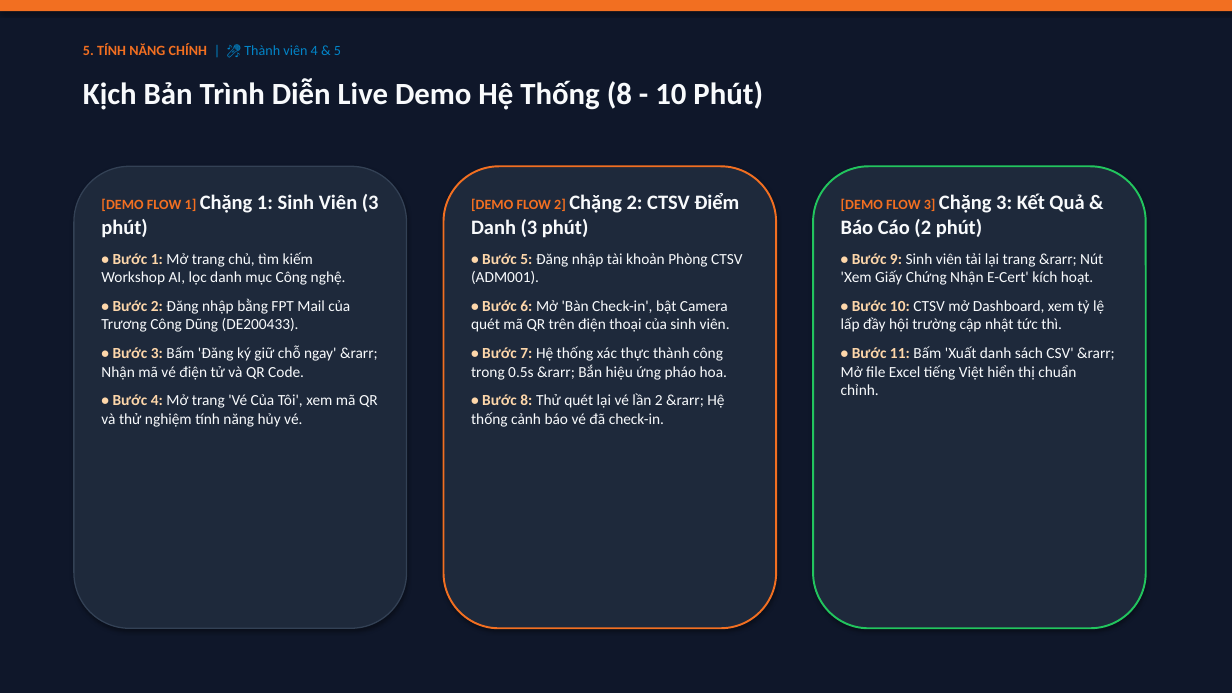
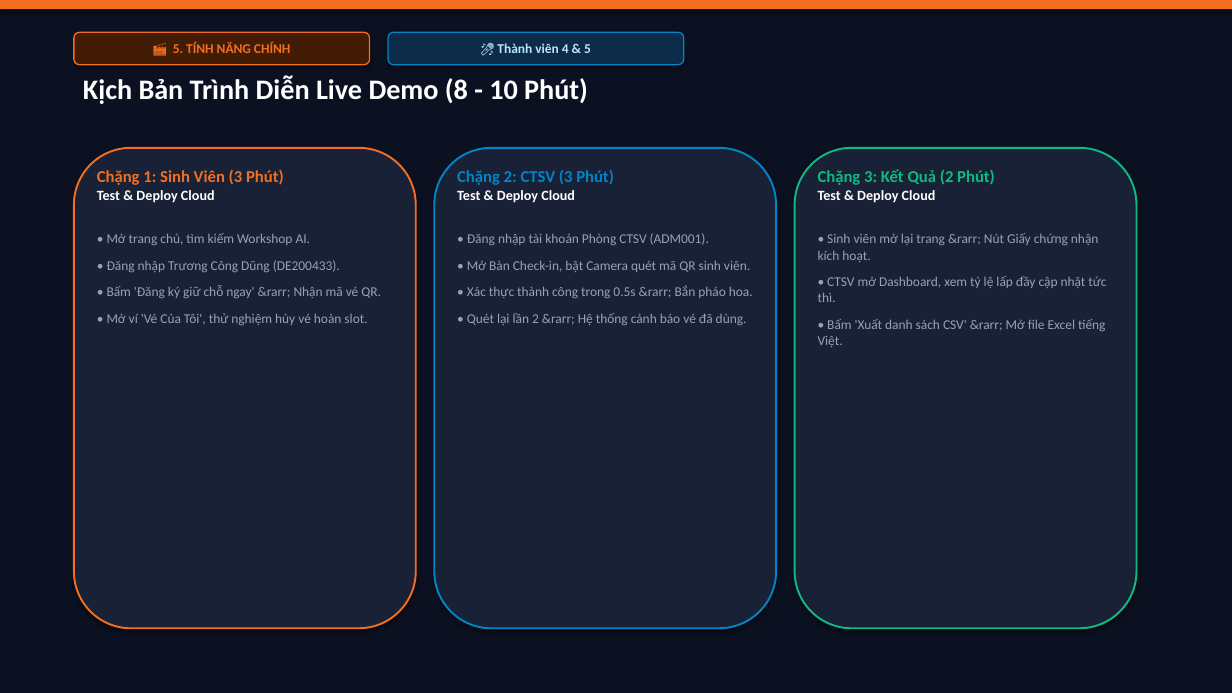
Before and after one commit to CongDung0506/FPTU-EventHub, a slide deck: slide 22 of SLIDE_THUYET_TRINH_FPTU_EVENTHUB.pptx. Drawn at 1232x693 pixels with LibreOffice and Linux fonts; fonts in the diff are those of the drawing. Boxes give left, top, right and bottom in pixels: in the first picture for what was removed or moved away, otherwise in the second. Text is boxed around its words. In the diff, an @@ line names an element or a change of style, - is before the commit and + after.

```diff
--- a/SLIDE_THUYET_TRINH_FPTU_EVENTHUB.pptx
+++ b/SLIDE_THUYET_TRINH_FPTU_EVENTHUB.pptx
@@ rectangle at box(0, 0, 1232, 693): fill #0F172A to #0B1120 @@
@@ rounded rectangle "🎬 5. TÍNH NĂNG CHÍNH": place and size @@
-rounded rectangle "🎬 5. TÍNH NĂNG CHÍNH" at box(83, 43, 341, 55)
+rounded rectangle "🎬 5. TÍNH NĂNG CHÍNH" at box(74, 32, 370, 65)
@@ rounded rectangle "🎬 5. TÍNH NĂNG CHÍNH" at box(74, 32, 370, 65): vertical alignment top to middle; fill none to #431C06; outline none to #F26F21 1 pt; shadow on @@
@@ text in rounded rectangle at box(173, 42, 290, 53): text changed; size 11 to 10.5 pt @@
-5. TÍNH NĂNG CHÍNH | 🎤 Thành viên 4 & 5
+🎬 5. TÍNH NĂNG CHÍNH
@@ rounded rectangle added at box(388, 32, 684, 65), fill #0C2C4A, outline #0284C7 1 pt, 10.5 pt, text #BAE6FD, bold @@
+🎤 Thành viên 4 & 5
@@ text at box(83, 75, 588, 104): text changed; size 24 to 22 pt; text colour #F8FAFC to #FFFFFF @@
-Kịch Bản Trình Diễn Live Demo Hệ Thống (8 - 10 Phút)
+Kịch Bản Trình Diễn Live Demo (8 - 10 Phút)
@@ rounded rectangle: place and size @@
-rounded rectangle at box(74, 166, 407, 628)
+rounded rectangle at box(74, 148, 416, 628)
@@ rounded rectangle at box(74, 148, 416, 628): fill #1E293B to #182135; outline #334155 1 pt to #F26F21 1.5 pt @@
@@ rounded rectangle: place and size @@
-rounded rectangle at box(444, 166, 776, 628)
+rounded rectangle at box(434, 148, 776, 628)
@@ rounded rectangle at box(434, 148, 776, 628): fill #1E293B to #182135; outline #F26F21 1.5 pt to #0284C7 1.5 pt @@
@@ rounded rectangle: place and size @@
-rounded rectangle at box(813, 166, 1146, 628)
+rounded rectangle at box(795, 148, 1137, 628)
@@ rounded rectangle at box(795, 148, 1137, 628): fill #1E293B to #182135; outline #22C55E 1.5 pt to #10B981 1.5 pt @@
@@ text at box(97, 170, 381, 325): text changed; size 12 to 10.5 pt; text colour #F8FAFC to #94A3B8 @@
-[DEMO FLOW 1] Chặng 1: Sinh Viên (3 phút)
-• Bước 1: Mở trang chủ, tìm kiếm Workshop AI, lọc danh mục Công nghệ.
-• Bước 2: Đăng nhập bằng FPT Mail của Trương Công Dũng (DE200433).
-• Bước 3: Bấm 'Đăng ký giữ chỗ ngay' &rarr; Nhận mã vé điện tử và QR Code.
-• Bước 4: Mở trang 'Vé Của Tôi', xem mã QR và thử nghiệm tính năng hủy vé.
+Chặng 1: Sinh Viên (3 Phút)
+Test & Deploy Cloud
+• Mở trang chủ, tìm kiếm Workshop AI.
+• Đăng nhập Trương Công Dũng (DE200433).
+• Bấm 'Đăng ký giữ chỗ ngay' &rarr; Nhận mã vé QR.
+• Mở ví 'Vé Của Tôi', thử nghiệm hủy vé hoàn slot.
@@ text at box(457, 170, 753, 325): text changed; size 12 to 10.5 pt; text colour #F8FAFC to #94A3B8 @@
-[DEMO FLOW 2] Chặng 2: CTSV Điểm Danh (3 phút)
-• Bước 5: Đăng nhập tài khoản Phòng CTSV (ADM001).
-• Bước 6: Mở 'Bàn Check-in', bật Camera quét mã QR trên điện thoại của sinh viên.
-• Bước 7: Hệ thống xác thực thành công trong 0.5s &rarr; Bắn hiệu ứng pháo hoa.
-• Bước 8: Thử quét lại vé lần 2 &rarr; Hệ thống cảnh báo vé đã check-in.
+Chặng 2: CTSV (3 Phút)
+Test & Deploy Cloud
+• Đăng nhập tài khoản Phòng CTSV (ADM001).
+• Mở Bàn Check-in, bật Camera quét mã QR sinh viên.
+• Xác thực thành công trong 0.5s &rarr; Bắn pháo hoa.
+• Quét lại lần 2 &rarr; Hệ thống cảnh báo vé đã dùng.
@@ text at box(818, 169, 1106, 347): text changed; size 12 to 10.5 pt; text colour #F8FAFC to #94A3B8 @@
-[DEMO FLOW 3] Chặng 3: Kết Quả & Báo Cáo (2 phút)
-• Bước 9: Sinh viên tải lại trang &rarr; Nút 'Xem Giấy Chứng Nhận E-Cert' kích hoạt.
-• Bước 10: CTSV mở Dashboard, xem tỷ lệ lấp đầy hội trường cập nhật tức thì.
-• Bước 11: Bấm 'Xuất danh sách CSV' &rarr; Mở file Excel tiếng Việt hiển thị chuẩn chỉnh.
+Chặng 3: Kết Quả (2 Phút)
+Test & Deploy Cloud
+• Sinh viên mở lại trang &rarr; Nút Giấy chứng nhận kích hoạt.
+• CTSV mở Dashboard, xem tỷ lệ lấp đầy cập nhật tức thì.
+• Bấm 'Xuất danh sách CSV' &rarr; Mở file Excel tiếng Việt.
```
Also in this commit, not shown: 23 other slides changed, 2 slides added, 2 slides removed, 2 other files.
